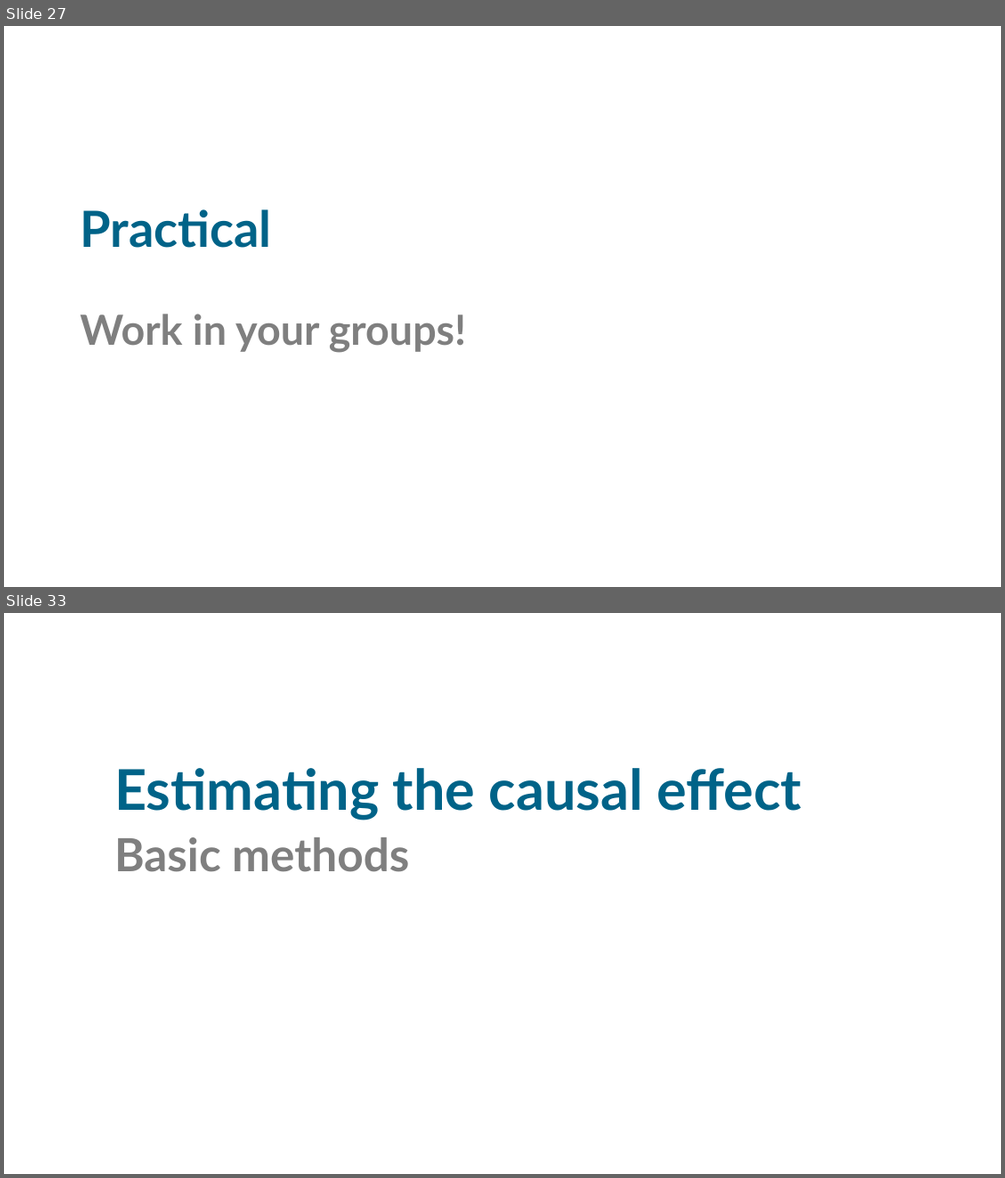
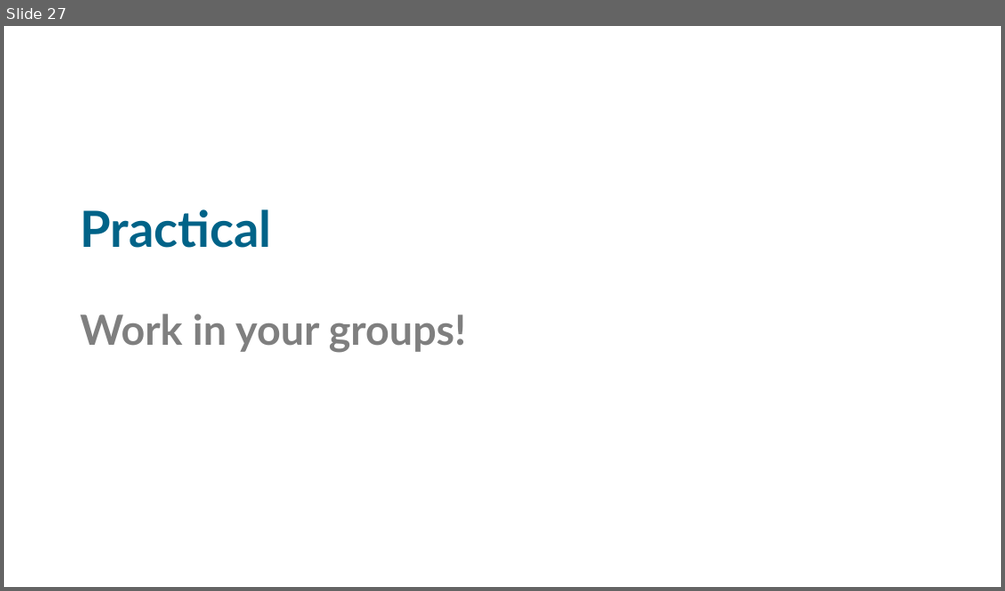
Before and after one commit to sodascience/workshop_causal_impact_assessment, a slide deck: lectures/02_interrupted_time_series/its.pptx. Shown one above the other, each under a label of ours: slides 27 and 33 before the commit, slide 27 after it; the slides between them are not shown. The pictures are 1005x1178 and 1005x591 pixels, drawn with LibreOffice and Linux fonts; fonts in the diff are those of the drawing. Boxes give left, top, right and bottom in pixels: in the first picture for what was removed or moved away, otherwise in the second. Text is boxed around its words. In the diff, an @@ line names an element or a change of style, - is before the commit and + after.

```diff
--- a/lectures/02_interrupted_time_series/its.pptx
+++ b/lectures/02_interrupted_time_series/its.pptx
@@ slide 33 removed at bbox=[4, 613, 1001, 1174], background #FFFFFF @@
@@ text removed at bbox=[114, 768, 801, 820] @@
-Estimating the causal effect
@@ text removed at bbox=[114, 837, 409, 872] @@
-Basic methods
```
Also in this commit, not shown: 2 slides changed, 1 slide added, 15 other slides removed, 8 other files.
